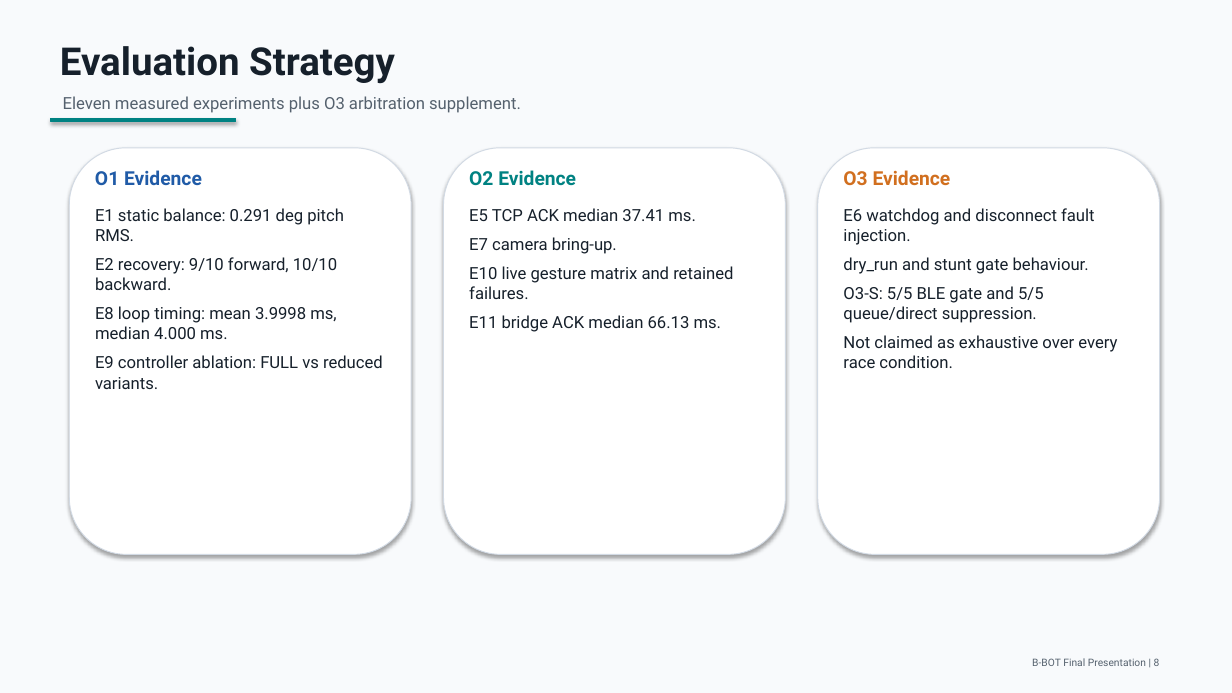
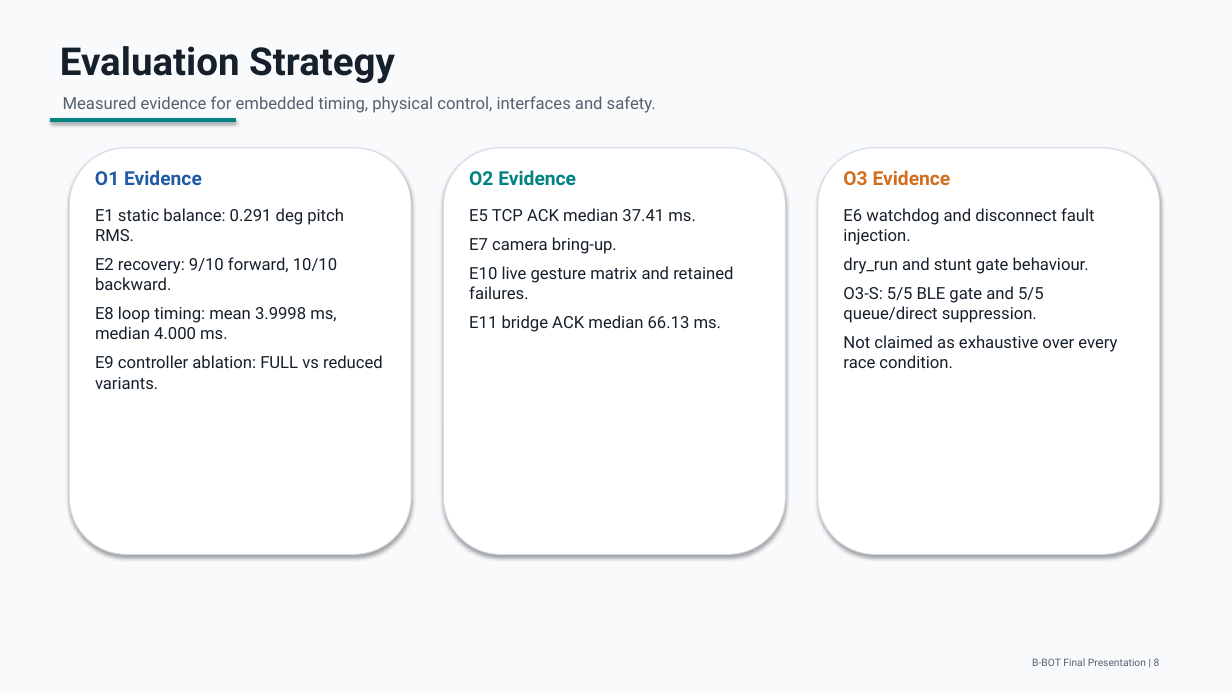
Before and after one commit to Realsbt/B-BOT, a slide deck: slide 8 of Report/presentation/B-BOT_final_presentation.pptx. Drawn at 1232x693 pixels with LibreOffice and Linux fonts; fonts in the diff are those of the drawing. Boxes give left, top, right and bottom in pixels: in the first picture for what was removed or moved away, otherwise in the second. Text is boxed around its words. In the diff, an @@ line names an element or a change of style, - is before the commit and + after.

```diff
--- a/Report/presentation/B-BOT_final_presentation.pptx
+++ b/Report/presentation/B-BOT_final_presentation.pptx
@@ text at (63,96,656,113): text changed @@
-Eleven measured experiments plus O3 arbitration supplement.
+Measured evidence for embedded timing, physical control, interfaces and safety.
```
Also in this commit, not shown: 9 other slides changed, 4 other files.
